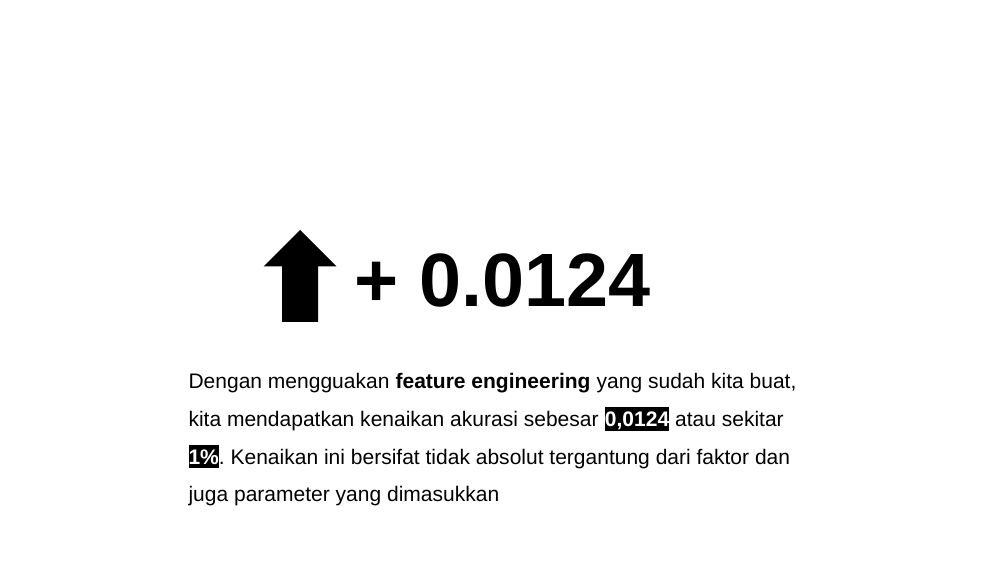
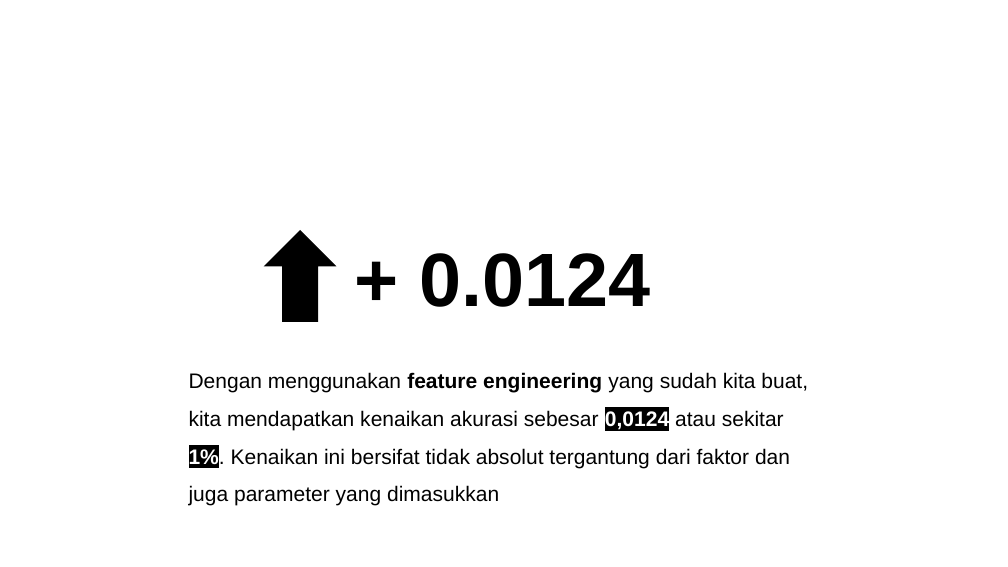
Before and after one commit to hisyam-jaelani/Basic-Feature-Engineering, a slide deck: slide 15 of Feature Engineering.pptx. Drawn at 1008x567 pixels with LibreOffice and Linux fonts; fonts in the diff are those of the drawing. Boxes give left, top, right and bottom in pixels: in the first picture for what was removed or moved away, otherwise in the second. Text is boxed around its words. In the diff, an @@ line names an element or a change of style, - is before the commit and + after.

Commit message:
Repairing Typo in ppt files

```diff
--- a/Feature Engineering.pptx
+++ b/Feature Engineering.pptx
@@ text at <box>189,372,808,506</box>: text changed @@
-Dengan mengguakan feature engineering yang sudah kita buat, kita mendapatkan kenaikan akurasi sebesar 0,0124 atau sekitar 1%. Kenaikan ini bersifat tidak absolut tergantung dari faktor dan juga parameter yang dimasukkan
+Dengan menggunakan feature engineering yang sudah kita buat, kita mendapatkan kenaikan akurasi sebesar 0,0124 atau sekitar 1%. Kenaikan ini bersifat tidak absolut tergantung dari faktor dan juga parameter yang dimasukkan
```
